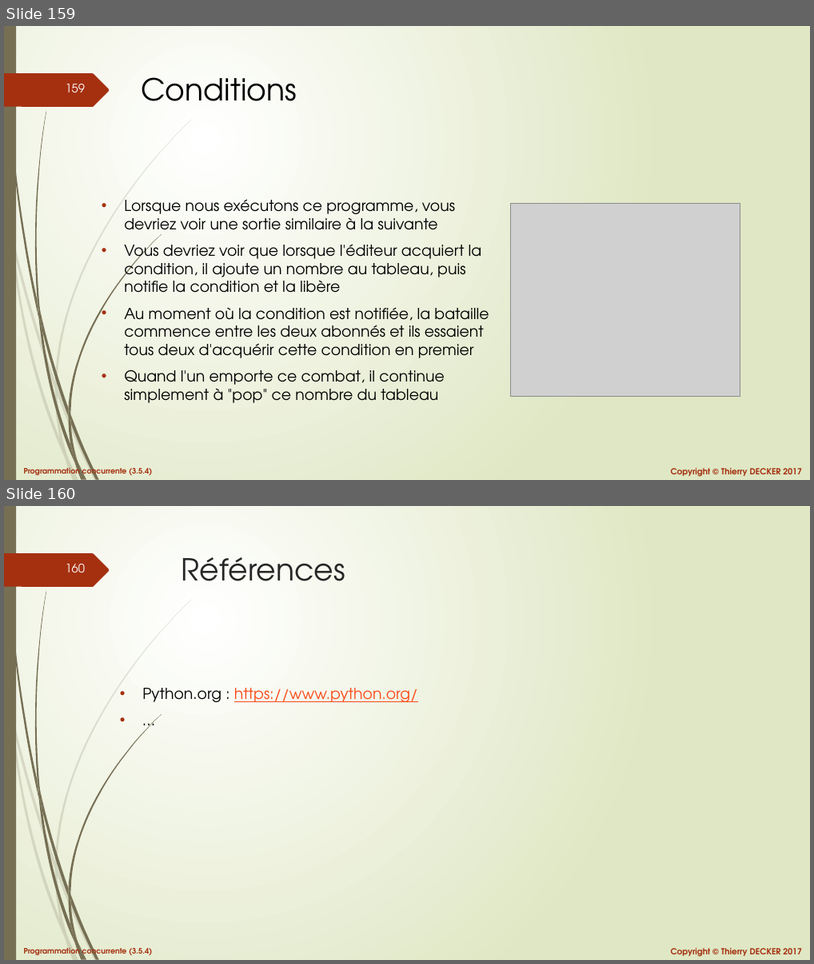
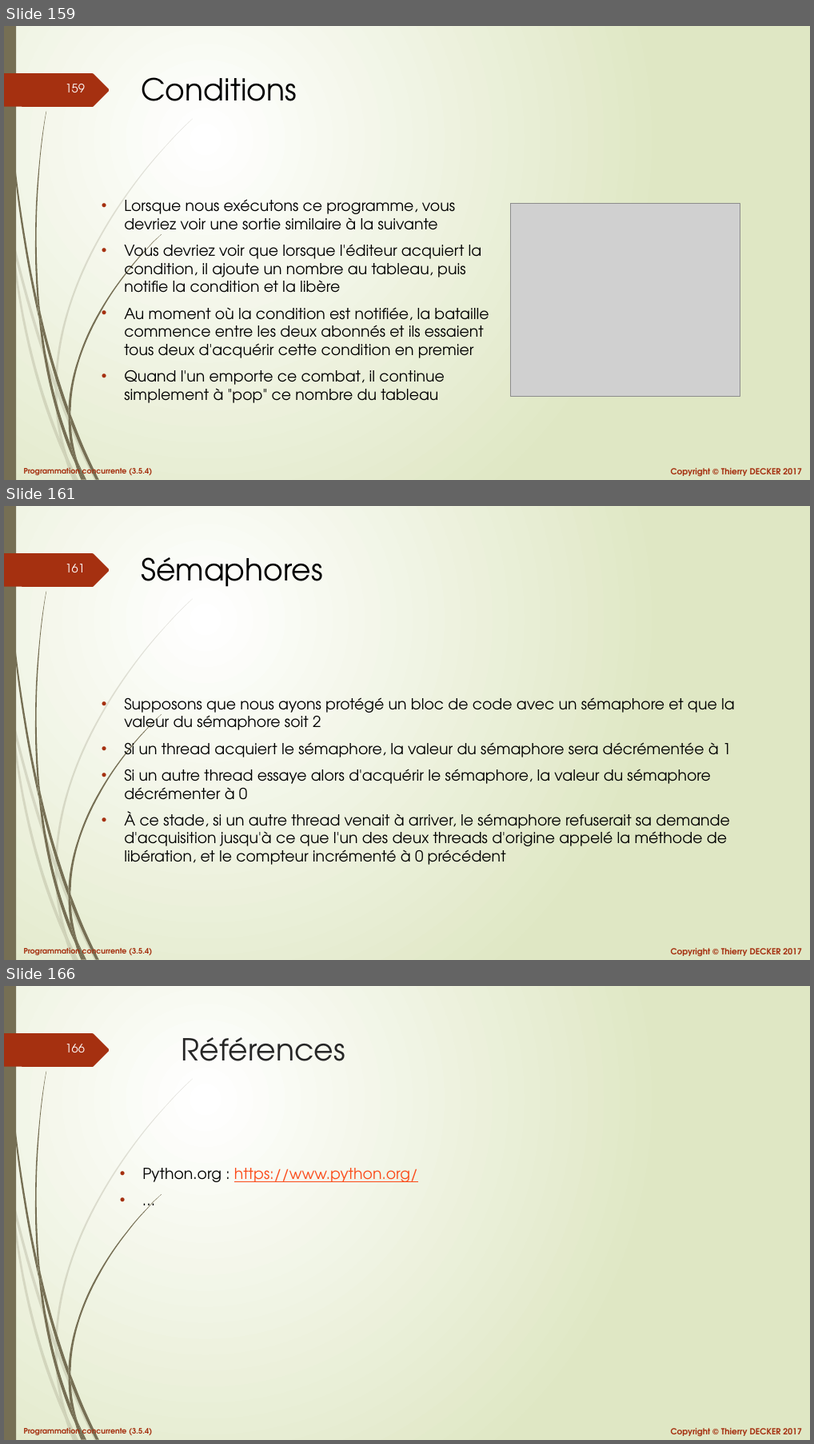
Before and after one commit to VikmanTheRacoon/learning-python, a slide deck: documentations/python-concurrency.pptx. Shown one above the other, each under a label of ours: slides 159 and 160 before the commit, slides 159, 161 and 166 after it; the slides between them are not shown. The pictures are 814x964 and 814x1444 pixels, drawn with LibreOffice and Linux fonts; fonts in the diff are those of the drawing; grey boxes stand for pictures. Boxes give left, top, right and bottom in pixels: in the first picture for what was removed or moved away, otherwise in the second. Text is boxed around its words. In the diff, an @@ line names an element or a change of style, - is before the commit and + after.

```diff
--- a/documentations/python-concurrency.pptx
+++ b/documentations/python-concurrency.pptx
@@ slide 161 added at box(4, 506, 810, 960), background gradient #FFFFFF to #DFE8C4; not listed: 27 template elements that a slide beside it also shows @@
@@ title added at box(141, 557, 323, 587), 36 pt, text #000000 @@
+Sémaphores
@@ text added at box(124, 697, 735, 864), 18 pt, text #000000 @@
+• Supposons que nous ayons protégé un bloc de code avec un sémaphore et que la valeur du sémaphore soit 2
+• Si un thread acquiert le sémaphore, la valeur du sémaphore sera décrémentée à 1
+• Si un autre thread essaye alors d'acquérir le sémaphore, la valeur du sémaphore décrémenter à 0
+• À ce stade, si un autre thread venait à arriver, le sémaphore refuserait sa demande d'acquisition jusqu'à ce que l'un des deux threads d'origine appelé la méthode de libération, et le compteur incrémenté à 0 précédent
@@ what was slide 160 is now slide 166 @@
@@ page number at box(66, 1044, 85, 1052): text changed @@
-160
+166
```
Also in this commit, not shown: 5 other slides added, 1 other file.
